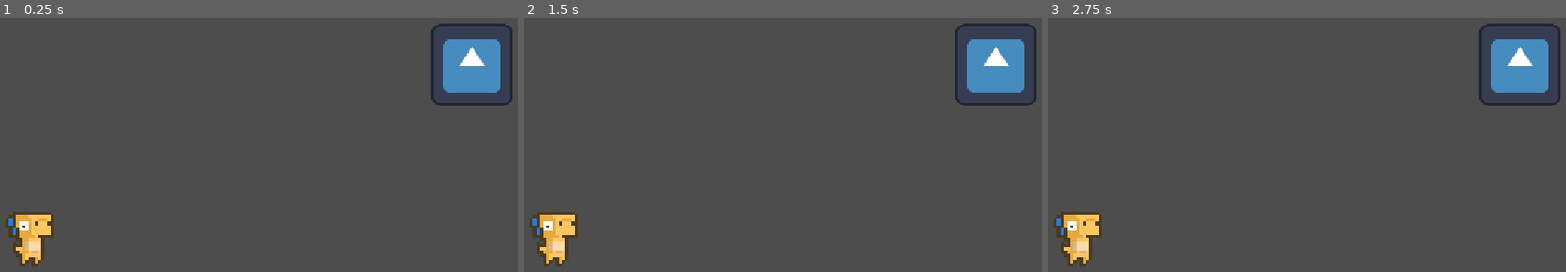
Above: before the commit, frames 1-3 (left to right).
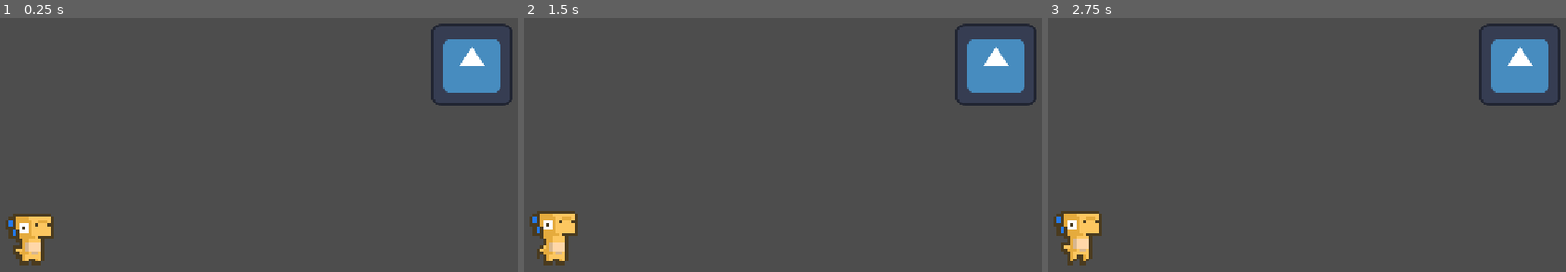
Above: after the commit, the same moments.

Repository: Aperaine/Desktop-Dino
Game: Godot game, scene res://game.tscn
The game is run twice, just before and just after one commit, with the same random seed, the same clock (stepped at 60 frames per second) and the same inputs. The engine's default icon, where the game draws it, is replaced by a stand-in: a white triangle on a blue panel in a dark square.
Inputs:
- Up to frame 1 (0.25 s): no input
- Up to frame 2 (1.5 s): tap Enter at 0.5 s
- Up to frame 3 (2.75 s): no input

The runs differ from the first frame. In frame 1, 0.4% of the frame differs, in the area x 1-11%, y 76-98%; in frame 2, 0.4%; in frame 3, 0.4%.

Commit message:
Animations

Diff:
--- a/dinoDesktop/scenes/dino.tscn
+++ b/dinoDesktop/scenes/dino.tscn
@@ -1,13 +1,198 @@
-[gd_scene load_steps=4 format=3 uid="uid://bchimt37lqwtg"]
+[gd_scene load_steps=11 format=3 uid="uid://bchimt37lqwtg"]
 
 [ext_resource type="Texture2D" uid="uid://dhtc3yrquvyw" path="res://assets/dinos/DinoSprites - tard.png" id="1_j5dwh"]
 
 [sub_resource type="AtlasTexture" id="AtlasTexture_4s6ie"]
 atlas = ExtResource("1_j5dwh")
-region = Rect2(4, 4, 15, 17)
+region = Rect2(4, 4, 15, 18)
 
 [sub_resource type="RectangleShape2D" id="RectangleShape2D_j5dwh"]
-size = Vector2(7, 13)
+size = Vector2(7, 14)
+
+[sub_resource type="Animation" id="Animation_j5dwh"]
+resource_name = "Run"
+length = 0.6
+loop_mode = 1
+step = 0.1
+tracks/0/type = "value"
+tracks/0/imported = false
+tracks/0/enabled = true
+tracks/0/path = NodePath("Sprite2D:texture:region")
+tracks/0/interp = 0
+tracks/0/loop_wrap = true
+tracks/0/keys = {
+"times": PackedFloat32Array(0, 0.1, 0.2, 0.3, 0.4, 0.5),
+"transitions": PackedFloat32Array(1, 1, 1, 1, 1, 1),
+"update": 1,
+"values": [Rect2(100, 4, 15, 16), Rect2(124, 5, 15, 16), Rect2(148, 4, 15, 18), Rect2(172, 4, 15, 16), Rect2(196, 5, 15, 16), Rect2(220, 3.5, 15, 19)]
+}
+tracks/1/type = "value"
+tracks/1/imported = false
+tracks/1/enabled = true
+tracks/1/path = NodePath("Sprite2D:offset")
+tracks/1/interp = 1
+tracks/1/loop_wrap = true
+tracks/1/keys = {
+"times": PackedFloat32Array(0),
+"transitions": PackedFloat32Array(1),
+"update": 0,
+"values": [Vector2(0, 0)]
+}
+
+[sub_resource type="Animation" id="Animation_4s6ie"]
+length = 0.001
+tracks/0/type = "value"
+tracks/0/imported = false
+tracks/0/enabled = true
+tracks/0/path = NodePath("Sprite2D:texture:region")
+tracks/0/interp = 1
+tracks/0/loop_wrap = true
+tracks/0/keys = {
+"times": PackedFloat32Array(0),
+"transitions": PackedFloat32Array(1),
+"update": 0,
+"values": [Rect2(4, 4, 15, 18)]
+}
+tracks/1/type = "value"
+tracks/1/imported = false
+tracks/1/enabled = true
+tracks/1/path = NodePath("Sprite2D:offset")
+tracks/1/interp = 1
+tracks/1/loop_wrap = true
+tracks/1/keys = {
+"times": PackedFloat32Array(0),
+"transitions": PackedFloat32Array(1),
+"update": 0,
+"values": [Vector2(0, 0)]
+}
+
+[sub_resource type="Animation" id="Animation_ybb2o"]
+resource_name = "Idle"
+length = 0.4
+loop_mode = 2
+step = 0.1
+tracks/0/type = "value"
+tracks/0/imported = false
+tracks/0/enabled = true
+tracks/0/path = NodePath("Sprite2D:texture:region")
+tracks/0/interp = 0
+tracks/0/loop_wrap = true
+tracks/0/keys = {
+"times": PackedFloat32Array(0, 0.1, 0.2, 0.3),
+"transitions": PackedFloat32Array(1, 1, 1, 1),
+"update": 1,
+"values": [Rect2(4, 4, 15, 18), Rect2(28, 4, 15, 18), Rect2(52, 5, 15, 16), Rect2(76, 4, 15, 18)]
+}
+tracks/1/type = "value"
+tracks/1/imported = false
+tracks/1/enabled = true
+tracks/1/path = NodePath("Sprite2D:offset")
+tracks/1/interp = 1
+tracks/1/loop_wrap = true
+tracks/1/keys = {
+"times": PackedFloat32Array(0),
+"transitions": PackedFloat32Array(1),
+"update": 0,
+"values": [Vector2(0, 0)]
+}
+
+[sub_resource type="Animation" id="Animation_qwydg"]
+resource_name = "Jump"
+length = 0.2
+step = 0.1
+tracks/0/type = "value"
+tracks/0/imported = false
+tracks/0/enabled = true
+tracks/0/path = NodePath("Sprite2D:texture:region")
+tracks/0/interp = 0
+tracks/0/loop_wrap = true
+tracks/0/keys = {
+"times": PackedFloat32Array(0, 0.1),
+"transitions": PackedFloat32Array(1, 1),
+"update": 1,
+"values": [Rect2(266, 4, 15, 18), Rect2(292, 3, 15, 20)]
+}
+tracks/1/type = "value"
+tracks/1/imported = false
+tracks/1/enabled = true
+tracks/1/path = NodePath("Sprite2D:offset")
+tracks/1/interp = 1
+tracks/1/loop_wrap = true
+tracks/1/keys = {
+"times": PackedFloat32Array(0),
+"transitions": PackedFloat32Array(1),
+"update": 0,
+"values": [Vector2(0, 0)]
+}
+
+[sub_resource type="Animation" id="Animation_7mjhv"]
+resource_name = "Hurt"
+length = 0.3
+step = 0.1
+tracks/0/type = "value"
+tracks/0/imported = false
+tracks/0/enabled = true
+tracks/0/path = NodePath("Sprite2D:texture:region")
+tracks/0/interp = 0
+tracks/0/loop_wrap = true
+tracks/0/keys = {
+"times": PackedFloat32Array(0, 0.1, 0.2),
+"transitions": PackedFloat32Array(1, 1, 1),
+"update": 1,
+"values": [Rect2(340, 3, 15, 20), Rect2(362, 4, 15, 18), Rect2(386, 4, 15, 18)]
+}
+tracks/1/type = "value"
+tracks/1/imported = false
+tracks/1/enabled = true
+tracks/1/path = NodePath("Sprite2D:offset")
+tracks/1/interp = 1
+tracks/1/loop_wrap = true
+tracks/1/keys = {
+"times": PackedFloat32Array(0),
+"transitions": PackedFloat32Array(1),
+"update": 0,
+"values": [Vector2(0, 0)]
+}
+
+[sub_resource type="Animation" id="Animation_focm0"]
+resource_name = "Crouch"
+length = 0.6
+loop_mode = 1
+step = 0.1
+tracks/0/type = "value"
+tracks/0/imported = false
+tracks/0/enabled = true
+tracks/0/path = NodePath("Sprite2D:texture:region")
+tracks/0/interp = 0
+tracks/0/loop_wrap = true
+tracks/0/keys = {
+"times": PackedFloat32Array(0, 0.1, 0.2, 0.3, 0.4, 0.5),
+"transitions": PackedFloat32Array(1, 1, 1, 1, 1, 1),
+"update": 1,
+"values": [Rect2(438, 6, 18, 13), Rect2(462, 7, 18, 15), Rect2(486, 6, 18, 15), Rect2(510, 6, 18, 13), Rect2(534, 7, 18, 15), Rect2(558, 6, 18, 15)]
+}
+tracks/1/type = "value"
+tracks/1/imported = false
+tracks/1/enabled = true
+tracks/1/path = NodePath("Sprite2D:offset")
+tracks/1/interp = 1
+tracks/1/loop_wrap = true
+tracks/1/keys = {
+"times": PackedFloat32Array(0),
+"transitions": PackedFloat32Array(1),
+"update": 0,
+"values": [Vector2(0, 1.5)]
+}
+
+[sub_resource type="AnimationLibrary" id="AnimationLibrary_ybb2o"]
+_data = {
+&"Crouch": SubResource("Animation_focm0"),
+&"Hurt": SubResource("Animation_7mjhv"),
+&"Idle": SubResource("Animation_ybb2o"),
+&"Jump": SubResource("Animation_qwydg"),
+&"RESET": SubResource("Animation_4s6ie"),
+&"Run": SubResource("Animation_j5dwh")
+}
 
 [node name="Dino" type="CharacterBody2D"]
 
@@ -15,5 +200,11 @@
 texture = SubResource("AtlasTexture_4s6ie")
 
 [node name="Default Collision" type="CollisionShape2D" parent="."]
-position = Vector2(0.5, 0.5)
+position = Vector2(0.5, 1)
 shape = SubResource("RectangleShape2D_j5dwh")
+
+[node name="AnimationPlayer" type="AnimationPlayer" parent="."]
+libraries = {
+&"": SubResource("AnimationLibrary_ybb2o")
+}
+autoplay = "Idle"
